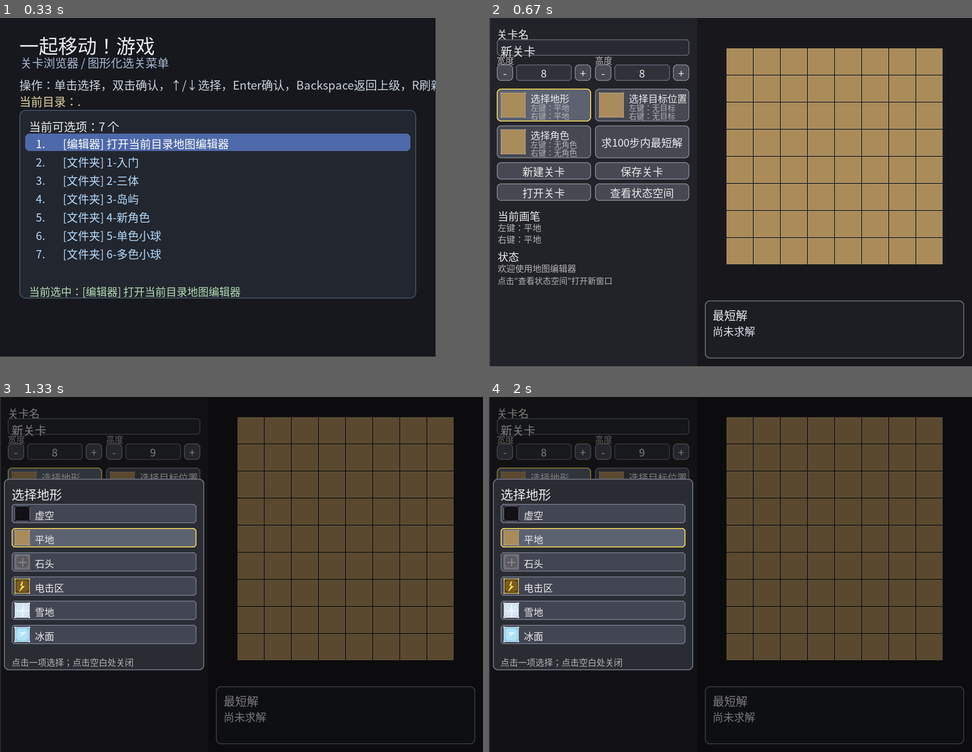
Above: before the commit, frames 1-4 (two rows, left to right).
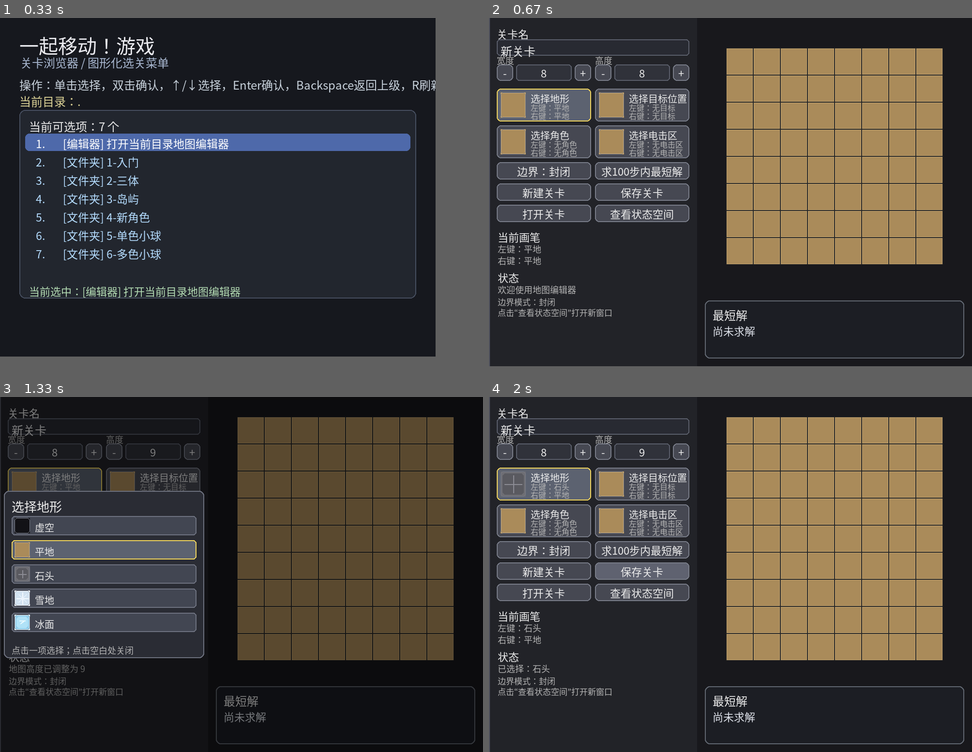
Above: after the commit, the same moments.

Repository: PoliteCircle/MoveTogetherPygame
Game: pygame game, started from main.py
Same seed, same stepped clock (60 frames per second), same inputs: the game is played once before the commit and once after it.
Inputs:
- Up to frame 1 (0.33 s): no input
- Up to frame 2 (0.67 s): tap Enter at 0.33 s
- Up to frame 3 (1.33 s): click "+" at 0.72 s; click "选择地形" at 1.05 s
- Up to frame 4 (2 s): tap Space at 1.33 s; click "保存关卡" at 1.72 s

Frame 1 is identical in both runs. In frame 2, 4.7% of the frame differs, in the area x 1-42%, y 31-85%; in frame 3, 14%; in frame 4, 48%, in the area x 0-99%, y 0-100%.

Commit message:
修改了关卡json格式

Diff:
--- a/core.py
+++ b/core.py
@@ -8,9 +8,10 @@
 2. BFS 求解与状态空间分析；
 3. 对外兼容的 move_level / is_victory 接口。
 
-注意：
-- 可扩展定义与规则在 game_rules.py
-- 绘图在 game_render.py
+说明：
+- JSON 关卡格式只保存静态信息：name / width / height / terrain / actors / goals / boundary / shock。
+- 角色麻痹状态与已消耗电击格属于运行时状态，不写回 JSON，而是放在求解状态中。
+- 为兼容旧版本关卡，load_level() 会尽力把旧格式转换为新格式。
 """
 
 import json
@@ -20,13 +21,16 @@
 
 from game_rules import (
     ACTOR_EMPTY,
-    DEFAULT_VICTORY_MODE,
     ActorState,
     actor_state_from_level,
     is_victory_state,
     level_from_actor_state as rules_level_from_actor_state,
     move_actor_state,
 )
+
+BOUNDARY_CLOSED = "closed"
+BOUNDARY_OPEN = "open"
+VALID_BOUNDARIES = {BOUNDARY_CLOSED, BOUNDARY_OPEN}
 
 
 @dataclass
@@ -37,22 +41,37 @@
     terrain: List[List[int]]
     actors: List[List[int]]
     goals: List[List[int]]
-    actor_status: List[List[int]]
-    shock_used: List[List[int]]
-    victory_mode: str = DEFAULT_VICTORY_MODE
+    boundary: str
+    shock: List[List[int]]
 
     def clone(self) -> "LevelData":
-        return LevelData(
+        cloned = LevelData(
             name=self.name,
             width=self.width,
             height=self.height,
             terrain=[row[:] for row in self.terrain],
             actors=[row[:] for row in self.actors],
             goals=[row[:] for row in self.goals],
-            actor_status=[row[:] for row in self.actor_status],
-            shock_used=[row[:] for row in self.shock_used],
-            victory_mode=self.victory_mode,
+            boundary=self.boundary,
+            shock=[row[:] for row in self.shock],
         )
+
+        # 运行时附加状态不写入 JSON，但在 clone 时保留，方便求解器 / 预览器复用。
+        actor_status = getattr(self, "actor_status", None)
+        if actor_status is not None:
+            cloned.actor_status = [row[:] for row in actor_status]
+
+        shock_used = getattr(self, "shock_used", None)
+        if shock_used is not None:
+            cloned.shock_used = [row[:] for row in shock_used]
+
+        if hasattr(self, "victory_mode"):
+            cloned.victory_mode = getattr(self, "victory_mode")
+
+        if hasattr(self, "_has_wrapping_edges_cache"):
+            cloned._has_wrapping_edges_cache = getattr(self, "_has_wrapping_edges_cache")
+
+        return cloned
 
 
 @dataclass
@@ -75,8 +94,7 @@
     terrain = [[TERRAIN_FLOOR for _ in range(width)] for _ in range(height)]
     actors = [[ACTOR_EMPTY for _ in range(width)] for _ in range(height)]
     goals = [[GOAL_EMPTY for _ in range(width)] for _ in range(height)]
-    actor_status = [[0 for _ in range(width)] for _ in range(height)]
-    shock_used = [[0 for _ in range(width)] for _ in range(height)]
+    shock = [[0 for _ in range(width)] for _ in range(height)]
     return LevelData(
         name=name,
         width=width,
@@ -84,8 +102,8 @@
         terrain=terrain,
         actors=actors,
         goals=goals,
-        actor_status=actor_status,
-        shock_used=shock_used,
+        boundary=BOUNDARY_CLOSED,
+        shock=shock,
     )
 
 
@@ -97,9 +115,8 @@
         "terrain": level.terrain,
         "actors": level.actors,
         "goals": level.goals,
-        "actor_status": level.actor_status,
-        "shock_used": level.shock_used,
-        "victory_mode": level.victory_mode,
+        "boundary": level.boundary,
+        "shock": level.shock,
     }
 
 
@@ -115,8 +132,41 @@
                 raise ValueError(f"{layer_name} 中必须全为整数")
 
 
+def _normalize_old_level_dict(data: dict) -> dict:
+    """
+    兼容旧关卡：
+    1. 旧版把电击区直接存进 terrain=3，这里迁移到 shock 数组；
+    2. 旧版没有 boundary 时，沿用旧规则：地图中存在雪地/冰面则视为开放边界，否则封闭；
+    3. 旧版 actor_status / shock_used / victory_mode 直接忽略，不再写回。
+    """
+    from game_rules import TERRAIN_FLOOR, TERRAIN_ICE, TERRAIN_SHOCK, TERRAIN_SNOW
+
+    if "shock" not in data:
+        width = int(data["width"])
+        height = int(data["height"])
+        shock = [[0 for _ in range(width)] for _ in range(height)]
+        terrain = [[int(v) for v in row] for row in data["terrain"]]
+        for y in range(height):
+            for x in range(width):
+                if terrain[y][x] == TERRAIN_SHOCK:
+                    shock[y][x] = 1
+                    terrain[y][x] = TERRAIN_FLOOR
+        data["terrain"] = terrain
+        data["shock"] = shock
+
+    if "boundary" not in data:
+        has_opening_terrain = any(
+            tid in (TERRAIN_SNOW, TERRAIN_ICE)
+            for row in data["terrain"]
+            for tid in row
+        )
+        data["boundary"] = BOUNDARY_OPEN if has_opening_terrain else BOUNDARY_CLOSED
+
+    return data
+
+
 def validate_level_dict(data: dict) -> None:
-    required = ["name", "width", "height", "terrain", "actors", "goals"]
+    required = ["name", "width", "height", "terrain", "actors", "goals", "boundary", "shock"]
     for key in required:
         if key not in data:
             raise ValueError(f"关卡文件缺少必要字段: {key}")
@@ -126,40 +176,30 @@
     if not isinstance(width, int) or not isinstance(height, int) or width <= 0 or height <= 0:
         raise ValueError("width 和 height 必须是正整数")
 
-    for layer_name in ("terrain", "actors", "goals"):
+    for layer_name in ("terrain", "actors", "goals", "shock"):
         _validate_layer(data, layer_name, width, height)
 
-    if "actor_status" in data:
-        _validate_layer(data, "actor_status", width, height)
-    if "shock_used" in data:
-        _validate_layer(data, "shock_used", width, height)
+    boundary = data["boundary"]
+    if not isinstance(boundary, str) or boundary not in VALID_BOUNDARIES:
+        raise ValueError("boundary 必须是 'closed' 或 'open'")
 
 
 def load_level(path: str | Path) -> LevelData:
     with open(path, "r", encoding="utf-8") as f:
         data = json.load(f)
+
+    data = _normalize_old_level_dict(data)
     validate_level_dict(data)
 
-    width = data["width"]
-    height = data["height"]
-    actor_status = data.get("actor_status")
-    if actor_status is None:
-        actor_status = [[0 for _ in range(width)] for _ in range(height)]
-
-    shock_used = data.get("shock_used")
-    if shock_used is None:
-        shock_used = [[0 for _ in range(width)] for _ in range(height)]
-
     return LevelData(
-        name=data["name"],
-        width=width,
-        height=height,
-        terrain=data["terrain"],
-        actors=data["actors"],
-        goals=data["goals"],
-        actor_status=actor_status,
-        shock_used=shock_used,
-        victory_mode=data.get("victory_mode", DEFAULT_VICTORY_MODE),
+        name=str(data["name"]),
+        width=int(data["width"]),
+        height=int(data["height"]),
+        terrain=[[int(v) for v in row] for row in data["terrain"]],
+        actors=[[int(v) for v in row] for row in data["actors"]],
+        goals=[[int(v) for v in row] for row in data["goals"]],
+        boundary=str(data["boundary"]),
+        shock=[[int(v) for v in row] for row in data["shock"]],
     )
 
 
@@ -242,7 +282,6 @@
                 if len(states) >= max_states:
                     truncated = True
                     continue
-
                 dst_index = len(states)
                 state_to_index[new_state] = dst_index
                 states.append(new_state)
@@ -253,13 +292,9 @@
 
                 if solution_index is None and is_victory_state(level, new_state):
                     solution_index = dst_index
-
             edges.append((src_index, dst_index, move_name))
 
-    solution_moves = None
-    if solution_index is not None:
-        solution_moves = _reconstruct_solution_from_indices(parents, parent_moves, solution_index)
-
+    solution_moves = None if solution_index is None else _reconstruct_solution_from_indices(parents, parent_moves, solution_index)
     return StateGraphResult(
         states=states,
         depths=depths,
@@ -279,4 +314,5 @@
     max_states: int = 200000,
     max_depth: Optional[int] = None,
 ) -> Optional[List[str]]:
-    return analyze_level_state_graph(level, max_states=max_states, max_depth=max_depth).solution_moves
+    graph = analyze_level_state_graph(level, max_states=max_states, max_depth=max_depth)
+    return graph.solution_moves
--- a/game_render.py
+++ b/game_render.py
@@ -17,7 +17,7 @@
 
 import pygame
 
-from game_rules import ACTOR_EMPTY, GOAL_EMPTY, TERRAIN_SNOW, actor_def, goal_def, terrain_def
+from game_rules import ACTOR_EMPTY, GOAL_EMPTY, TERRAIN_SHOCK, actor_def, goal_def, terrain_def
 
 CELL_SIZE = 56
 EDITOR_PANEL_WIDTH = 430
@@ -335,7 +335,7 @@
 ) -> None:
     actor_status = getattr(level, "actor_status", None)
     shock_used = getattr(level, "shock_used", None)
-    used_shock_as_snow = any(TERRAIN_SNOW in row for row in getattr(level, "terrain", []))
+    shock_grid = getattr(level, "shock", None)
 
     for y in range(level.height):
         for x in range(level.width):
@@ -345,17 +345,23 @@
                 cell_size,
                 cell_size,
             )
+
+            draw_terrain(surface, rect, level.terrain[y][x])
+
+            cell_has_shock = False
+            if shock_grid is not None and 0 <= y < len(shock_grid) and 0 <= x < len(shock_grid[y]):
+                cell_has_shock = int(shock_grid[y][x]) != 0
+            elif level.terrain[y][x] == TERRAIN_SHOCK:
+                # 兼容旧关卡：电击区仍直接写在 terrain 中。
+                cell_has_shock = True
+
             cell_shock_used = False
             if shock_used is not None and 0 <= y < len(shock_used) and 0 <= x < len(shock_used[y]):
                 cell_shock_used = int(shock_used[y][x]) != 0
 
-            draw_terrain(
-                surface,
-                rect,
-                level.terrain[y][x],
-                shock_used=cell_shock_used,
-                used_shock_as_snow=used_shock_as_snow,
-            )
+            if cell_has_shock and not cell_shock_used:
+                draw_terrain(surface, rect, TERRAIN_SHOCK)
+
             draw_goal(surface, rect, level.goals[y][x])
 
             stunned_turns = 0
--- a/game_rules.py
+++ b/game_rules.py
@@ -480,7 +480,18 @@
 # =============================================================================
 
 def build_terrain_resources() -> List[dict]:
-    return [{"id": tid, "name": info.name} for tid, info in sorted(TERRAIN_DEFS.items(), key=lambda x: x[0])]
+    return [
+        {"id": tid, "name": info.name}
+        for tid, info in sorted(TERRAIN_DEFS.items(), key=lambda x: x[0])
+        if tid != TERRAIN_SHOCK
+    ]
+
+
+def build_shock_resources() -> List[dict]:
+    return [
+        {"id": 0, "name": "无电击区"},
+        {"id": 1, "name": "有电击区"},
+    ]
 
 
 def build_goal_resources() -> List[dict]:
@@ -500,6 +511,7 @@
 def get_resource_groups() -> Dict[str, dict]:
     return {
         "terrain": {"title": "选择地形", "items": build_terrain_resources()},
+        "shock": {"title": "选择电击区", "items": build_shock_resources()},
         "goal": {"title": "选择目标位置", "items": build_goal_resources()},
         "actor": {"title": "选择角色", "items": build_actor_resources()},
     }
@@ -508,6 +520,7 @@
 def get_base_brush_by_group() -> Dict[str, int]:
     return {
         "terrain": TERRAIN_FLOOR,
+        "shock": 0,
         "goal": GOAL_EMPTY,
         "actor": ACTOR_EMPTY,
     }
@@ -606,15 +619,18 @@
 
 
 def level_has_wrapping_edges(level) -> bool:
-    """
-    只要整张地图中存在“雪地”或“冰面”，就启用首尾相连的联通边界。
-    由于关卡地形在求解过程中不会变化，这里做一个轻量缓存，避免 BFS 时重复扫描整张图。
-    """
+    """根据 boundary 判断是否启用首尾相连边界。"""
     cached = getattr(level, "_has_wrapping_edges_cache", None)
     if cached is not None:
         return bool(cached)
 
-    has_wrap = any(terrain_enables_wrapping(tid) for row in level.terrain for tid in row)
+    boundary = getattr(level, "boundary", None)
+    if boundary is None:
+        # 兼容旧关卡：没有 boundary 时，仍沿用“雪地/冰面触发开放边界”的旧规则。
+        has_wrap = any(terrain_enables_wrapping(tid) for row in level.terrain for tid in row)
+    else:
+        has_wrap = str(boundary).lower() == "open"
+
     setattr(level, "_has_wrapping_edges_cache", has_wrap)
     return has_wrap
 
@@ -644,7 +660,15 @@
 
 
 def is_shock_terrain(level, x: int, y: int) -> bool:
-    return is_inside(level, x, y) and terrain_is_shock(level.terrain[y][x])
+    if not is_inside(level, x, y):
+        return False
+
+    shock_grid = getattr(level, "shock", None)
+    if shock_grid is not None and 0 <= y < len(shock_grid) and 0 <= x < len(shock_grid[y]):
+        return int(shock_grid[y][x]) != 0
+
+    # 兼容旧关卡：电击区仍可能直接写在 terrain 里。
+    return terrain_is_shock(level.terrain[y][x])
 
 
 def is_active_shock_terrain(level, used_shocks: Set[UsedShockItem], x: int, y: int) -> bool:
@@ -661,6 +685,10 @@
 
 def can_place_goal(level, x: int, y: int) -> bool:
     return is_inside(level, x, y) and can_place_goal_on_terrain_id(level.terrain[y][x])
+
+
+def can_place_shock(level, x: int, y: int) -> bool:
+    return is_inside(level, x, y) and level.terrain[y][x] in (TERRAIN_FLOOR, TERRAIN_SNOW)
 
 
 def level_from_actor_state(level, state: ActorState):
@@ -691,7 +719,8 @@
     actor_items, _ = split_actor_state(state)
     actor_map = {(x, y): actor_id for x, y, actor_id, _ in actor_items}
 
-    if level.victory_mode == "any":
+    victory_mode = getattr(level, "victory_mode", DEFAULT_VICTORY_MODE)
+    if victory_mode == "any":
         for y in range(level.height):
             for x in range(level.width):
                 goal_id = level.goals[y][x]
--- a/mapedit.py
+++ b/mapedit.py
@@ -67,10 +67,12 @@
     ACTOR_EMPTY,
     GOAL_EMPTY,
     TERRAIN_FLOOR,
+    TERRAIN_SHOCK,
     TERRAIN_VOID,
     actor_name,
     can_place_actor,
     can_place_goal,
+    can_place_shock,
     get_base_brush_by_group,
     get_resource_groups, MOVE_TO_CHAR,
 )
@@ -167,26 +169,36 @@
 
     if brush_group == "terrain":
         level.terrain[y][x] = brush_id
-        level.shock_used[y][x] = 0
         if brush_id == TERRAIN_VOID:
             level.actors[y][x] = ACTOR_EMPTY
-            level.actor_status[y][x] = 0
             level.goals[y][x] = GOAL_EMPTY
+            level.shock[y][x] = 0
+        elif not can_place_shock(level, x, y):
+            level.shock[y][x] = 0
+
+    elif brush_group == "shock":
+        if brush_id == 0:
+            level.shock[y][x] = 0
+        elif can_place_shock(level, x, y):
+            level.shock[y][x] = 1
 
     elif brush_group == "goal":
-        if can_place_goal(level, x, y):
+        if brush_id == GOAL_EMPTY:
             level.goals[y][x] = brush_id
+        elif can_place_goal(level, x, y):
+            level.goals[y][x] = brush_id
 
     elif brush_group == "actor":
-        if can_place_actor(level, x, y):
+        if brush_id == ACTOR_EMPTY:
             level.actors[y][x] = brush_id
-            level.actor_status[y][x] = 0
+        elif can_place_actor(level, x, y):
+            level.actors[y][x] = brush_id
 
 
 
 def resize_level(old_level: LevelData, new_width: int, new_height: int) -> LevelData:
     new_level = create_empty_level(new_width, new_height, name=old_level.name)
-    new_level.victory_mode = old_level.victory_mode
+    new_level.boundary = old_level.boundary
 
     copy_w = min(old_level.width, new_width)
     copy_h = min(old_level.height, new_height)
@@ -194,9 +206,8 @@
         for x in range(copy_w):
             new_level.terrain[y][x] = old_level.terrain[y][x]
             new_level.actors[y][x] = old_level.actors[y][x]
-            new_level.actor_status[y][x] = old_level.actor_status[y][x]
-            new_level.shock_used[y][x] = old_level.shock_used[y][x]
             new_level.goals[y][x] = old_level.goals[y][x]
+            new_level.shock[y][x] = old_level.shock[y][x]
     return new_level
 
 
@@ -412,17 +423,23 @@
     buttons["terrain"] = Button(pygame.Rect(left_x, y, col_w, 68), "选择地形")
     buttons["goal"] = Button(pygame.Rect(right_x, y, col_w, 68), "选择目标位置")
 
-    # 第二行：资源按钮 + 求解
+    # 第二行：资源按钮
     y += 76
     buttons["actor"] = Button(pygame.Rect(left_x, y, col_w, 68), "选择角色")
-    buttons["solve"] = Button(pygame.Rect(right_x, y, col_w, 68), f"求{MAX_SOLUTION_STEPS}步内最短解")
-
-    # 第三行：普通按钮
+    buttons["shock"] = Button(pygame.Rect(right_x, y, col_w, 68), "选择电击区")
+
+    # 第三行：边界 + 求解
     y += 76
+    boundary_text = "边界：开放" if getattr(level, "boundary", "closed") == "open" else "边界：封闭"
+    buttons["boundary"] = Button(pygame.Rect(left_x, y, col_w, 36), boundary_text)
+    buttons["solve"] = Button(pygame.Rect(right_x, y, col_w, 36), f"求{MAX_SOLUTION_STEPS}步内最短解")
+
+    # 第四行：普通按钮
+    y += 44
     buttons["new"] = Button(pygame.Rect(left_x, y, col_w, 36), "新建关卡")
     buttons["save"] = Button(pygame.Rect(right_x, y, col_w, 36), "保存关卡")
 
-    # 第四行：普通按钮
+    # 第五行：普通按钮
     y += 44
     buttons["open"] = Button(pygame.Rect(left_x, y, col_w, 36), "打开关卡")
     buttons["state_space"] = Button(pygame.Rect(right_x, y, col_w, 36), "查看状态空间")
@@ -458,6 +475,10 @@
     elif group == "actor":
         draw_terrain(screen, rect, TERRAIN_FLOOR)
         draw_actor(screen, rect, item_id)
+    elif group == "shock":
+        draw_terrain(screen, rect, TERRAIN_FLOOR)
+        if item_id != 0:
+            draw_terrain(screen, rect, TERRAIN_SHOCK)
 
     pygame.draw.rect(screen, (120, 124, 136), rect, 1, border_radius=6)
 
@@ -969,7 +990,7 @@
         btn = buttons[key]
         btn.draw(screen, btn.rect.collidepoint(mouse_pos))
 
-    for key in ("terrain", "goal", "actor"):
+    for key in ("terrain", "goal", "actor", "shock"):
         btn = buttons[key]
         _draw_resource_button(
             screen=screen,
@@ -981,7 +1002,7 @@
             selected=(editor.current_brush_group == key),
         )
 
-    for key in ("solve", "new", "save", "open", "state_space"):
+    for key in ("boundary", "solve", "new", "save", "open", "state_space"):
         btn = buttons[key]
         btn.draw(screen, btn.rect.collidepoint(mouse_pos))
 
@@ -1005,7 +1026,8 @@
 
     draw_text(screen, "状态", panel_rect.left + 18, info_y + 84, 22)
     draw_text(screen, editor.status_text, panel_rect.left + 18, info_y + 112, 18, SUB_TEXT_COLOR)
-    draw_text(screen, "点击“查看状态空间”打开新窗口", panel_rect.left + 18, info_y + 138, 17, SUB_TEXT_COLOR)
+    draw_text(screen, f"边界模式：{'开放' if editor.level.boundary == 'open' else '封闭'}", panel_rect.left + 18, info_y + 138, 17, SUB_TEXT_COLOR)
+    draw_text(screen, "点击“查看状态空间”打开新窗口", panel_rect.left + 18, info_y + 160, 17, SUB_TEXT_COLOR)
 
     # ---------- 右侧更宽的最短解输出区 ----------
     pygame.draw.rect(screen, (28, 30, 36), solution_rect, border_radius=10)
@@ -1311,7 +1333,7 @@
 
 
 def handle_button_action(editor: EditorState, key: str) -> None:
-    if key in ("terrain", "goal", "actor"):
+    if key in ("terrain", "goal", "actor", "shock"):
         editor.resource_panel_open = True
         editor.resource_panel_group = key
         editor.open_file_panel_open = False
@@ -1343,6 +1365,12 @@
         editor.width_input = str(editor.level.width)
         editor.height_input = str(editor.level.height)
         editor.status_text = f"地图高度已调整为 {editor.level.height}"
+
+    elif key == "boundary":
+        editor.level.boundary = "open" if editor.level.boundary == "closed" else "closed"
+        if hasattr(editor.level, "_has_wrapping_edges_cache"):
+            delattr(editor.level, "_has_wrapping_edges_cache")
+        editor.status_text = f"地图边界已切换为：{'开放' if editor.level.boundary == 'open' else '封闭'}"
 
     elif key == "new":
         do_new_level(editor)
@@ -1370,7 +1398,8 @@
         terrain=[[int(v) for v in row] for row in data["terrain"]],
         actors=[[int(v) for v in row] for row in data["actors"]],
         goals=[[int(v) for v in row] for row in data["goals"]],
-        victory_mode=data.get("victory_mode", "all_actors_on_goals"),
+        boundary=data.get("boundary", "closed"),
+        shock=[[int(v) for v in row] for row in data.get("shock", [[0 for _ in range(int(data["width"]))] for _ in range(int(data["height"]))])],
     )
 
 
@@ -1932,7 +1961,7 @@
                     buttons = build_buttons(editor.level)
 
                     handled_resource_thumb = False
-                    for key in ("terrain", "goal", "actor"):
+                    for key in ("terrain", "goal", "actor", "shock"):
                         btn = buttons[key]
                         thumb_rect = pygame.Rect(
                             btn.rect.x + 8,
--- a/state_space.py
+++ b/state_space.py
@@ -62,6 +62,11 @@
     level.terrain = [list(row) for row in data["terrain"]]
     level.actors = [list(row) for row in data["actors"]]
     level.goals = [list(row) for row in data["goals"]]
+    level.boundary = data.get("boundary", "closed")
+    shock_grid = data.get("shock")
+    if shock_grid is not None:
+        level.shock = [list(row) for row in shock_grid]
+
     actor_status = data.get("actor_status")
     if actor_status is not None:
         level.actor_status = [list(row) for row in actor_status]
